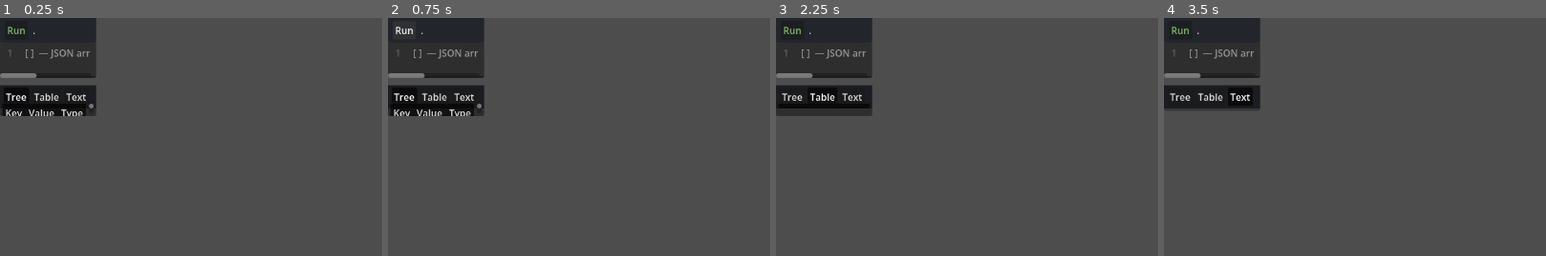
Above: before the commit, frames 1-4 (left to right).
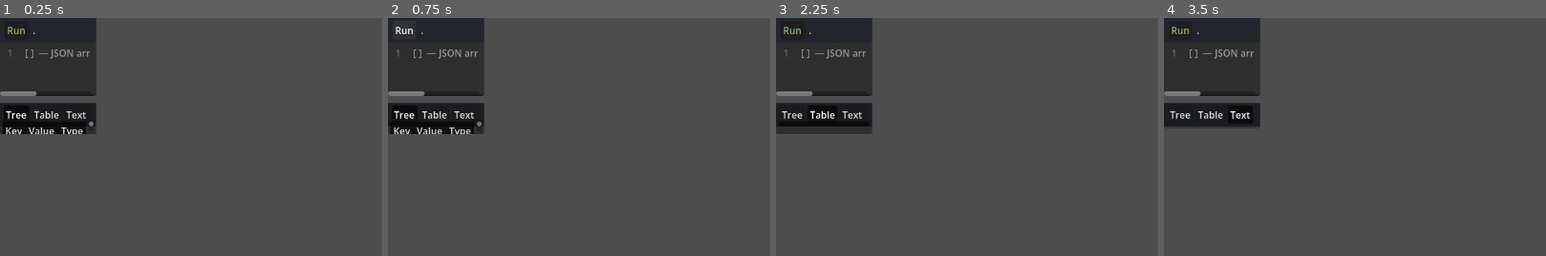
Above: after the commit, the same moments.

Repository: pierre-lehnen-rc/debris
Game: Godot game, scene res://source/ui/workspace/rc_models_tab.tscn
Same seed, same stepped clock (60 frames per second), same inputs: the game is played once before the commit and once after it. This scene is started directly instead of the project's main scene.
Inputs:
- Up to frame 1 (0.25 s): no input
- Up to frame 2 (0.75 s): click "Run" at 0.5 s
- Up to frame 3 (2.25 s): click "Tree" at 1.25 s; click "Table" at 2 s
- Up to frame 4 (3.5 s): click "Text" at 2.75 s
The pictures show only the part of the screen within x 0-50%, y 0-50%; the shares and areas given below are measured in that part.

The runs differ from the first frame. In frame 1, 4.1% of the frame differs, in the area x 0-26%, y 23-49%; in frame 2, 4.1%; in frame 3, 4.2%; in frame 4, 3.7%.

Commit message:
Show a function's signature above the JSON args editor
A models tab now displays the method's declared signature just above the args
editor, as a reference for writing the JSON arguments — e.g.

    (roles: IRole['_id'][] | IRole['_id'], _scope?: null, options?: O)
        => FindCursor<DocumentWithProjection<T, O>>

It comes from the same model-typings parse that already lists the functions, so
there is no extra round-trip: /model-methods now returns { name, signature }.
Parameter types are taken verbatim from the declaration rather than resolved, so
the author's aliases (IUser['_id'], UserStatus) survive; generic type parameters
are dropped as noise, while the return type stays because it tells you whether
you get a cursor, a document or a scalar back.

The signature is also the tooltip on the sidebar's function leaf, and rides in
the sidecar so a restored tab still shows it. The label hides when a signature
isn't available.

Co-Authored-By: Claude Opus 4.8 <noreply@anthropic.com>

Diff:
--- a/client/dev/checks/rocketchat_models_check.gd
+++ b/client/dev/checks/rocketchat_models_check.gd
@@ -30,8 +30,12 @@
 	var result: Dictionary = await backend.rocketchat_model_methods(TARGET, "Users")
 	expect(bool(result.get("ok", false)), "rocketchat_model_methods ok")
 	var data: Dictionary = result.get("data", {}) if result.get("data") is Dictionary else {}
-	expect(data.get("methods", []) is Array and (data["methods"] as Array).size() > 0,
-		"model methods are returned")
+	var methods: Array = data.get("methods", [])
+	expect(methods is Array and methods.size() > 0, "model methods are returned")
+	# Each method carries its declared signature, shown in the query tab.
+	var first: Dictionary = methods[0] if not methods.is_empty() and methods[0] is Dictionary else {}
+	expect(not String(first.get("name", "")).is_empty(), "a method carries its name")
+	expect(String(first.get("signature", "")).begins_with("("), "a method carries its signature")
 	expect_eq(activity_log.entries().size(), before, "listing methods isn't logged")
 
 
@@ -127,6 +131,23 @@
 	expect_eq(st.get("method"), "findOneByUsername", "state keeps the method")
 	expect_eq(st.get("args"), "[\"rocket.cat\"]", "state keeps the args text")
 	tab.queue_free()
+
+	# The declared signature is shown above the args editor (and persisted, so a
+	# restored tab still shows it); a tab without one hides the label.
+	var sig := "(username: string, options?: O) => Promise<IUser | null>"
+	var tabs: Variant = load(TAB_PATH).instantiate()
+	tabs.configure("Users", "findOneByUsername", "users", sig, "[]")
+	root.add_child(tabs)
+	expect_eq(tabs._signature_label.text, sig, "the signature is shown above the args editor")
+	expect(tabs._signature_label.visible, "the signature label is visible when there is one")
+	expect_eq(tabs.to_state().get("signature"), sig, "the signature is persisted for restore")
+	tabs.queue_free()
+
+	var tabn: Variant = load(TAB_PATH).instantiate()
+	tabn.configure("Users", "findOneByUsername", "users", "", "[]")
+	root.add_child(tabn)
+	expect(not tabn._signature_label.visible, "the signature label hides without a signature")
+	tabn.queue_free()
 
 	# Non-array args are caught locally: a clear message, no backend call.
 	var events2: Array = []
@@ -184,7 +205,10 @@
 	expect_eq(requested[0], "Messages", "expanding a model requests its functions")
 	expect_eq(first.get_child_count(), 1, "a loading placeholder shows while functions load")
 	# The host returns the methods; they fill in as child leaves.
-	sidebar.set_model_functions("Messages", ["countByRoomId", "findOneById"])
+	sidebar.set_model_functions("Messages", [
+		{"name": "countByRoomId", "signature": "(rid: string) => Promise<number>"},
+		{"name": "findOneById", "signature": "(_id: string) => Promise<IMessage | null>"},
+	])
 	expect_eq(first.get_child_count(), 2, "functions fill in as leaves")
 	var leaf: TreeItem = first.get_first_child()
 	expect_eq(leaf.get_text(0), "countByRoomId", "function leaves carry the method name")
@@ -193,16 +217,19 @@
 	expect_eq(first.get_button_count(0), 1, "a loaded model shows a reload button")
 	# Double-clicking a function asks the host to open a query for model.method,
 	# carrying the model's collection so the results can be typed.
-	var activated: Array = ["", "", ""]
-	sidebar.function_activated.connect(func(m: String, fn: String, coll: String) -> void:
+	var activated: Array = ["", "", "", ""]
+	sidebar.function_activated.connect(func(m: String, fn: String, coll: String, sig: String) -> void:
 		activated[0] = m
 		activated[1] = fn
-		activated[2] = coll)
+		activated[2] = coll
+		activated[3] = sig)
 	leaf.select(0)
 	sidebar._on_item_activated()
 	expect_eq(activated[0], "Messages", "activating a function passes its model")
 	expect_eq(activated[1], "countByRoomId", "activating a function passes its method")
 	expect_eq(activated[2], "rocketchat_message", "activating a function passes its collection")
+	expect_eq(activated[3], "(rid: string) => Promise<number>",
+		"activating a function passes its signature")
 	# The reload button drops and re-requests the model's functions.
 	requested[0] = ""
 	sidebar._on_tree_button_clicked(first, 0, 0, MOUSE_BUTTON_LEFT)
@@ -215,7 +242,7 @@
 	var live := {"repo_path": "", "url": "http://localhost:3000"}
 	var events5: Array = []
 	var tab5: Variant = load(TAB_PATH).instantiate()
-	tab5.configure("Users", "findOneByUsername", "", "[\"rocket.cat\"]")
+	tab5.configure("Users", "findOneByUsername", "", "", "[\"rocket.cat\"]")
 	tab5.bind_target(func() -> Dictionary: return live)
 	tab5.status_changed.connect(func(t: String) -> void: events5.append(t))
 	root.add_child(tab5)
@@ -244,7 +271,7 @@
 ## this script's compile, which fails before autoloads register).
 func _tab(model: String, method: String, args_text: String, events: Array) -> Variant:
 	var tab = load(TAB_PATH).instantiate()
-	tab.configure(model, method, "", args_text)
+	tab.configure(model, method, "", "", args_text)
 	tab.bind_target(func() -> Dictionary: return {"repo_path": "/x/Rocket.Chat", "url": "http://localhost:3000"})
 	tab.status_changed.connect(func(t: String) -> void: events.append(t))
 	root.add_child(tab)
--- a/client/dev/mocks/backend_mock.gd
+++ b/client/dev/mocks/backend_mock.gd
@@ -63,7 +63,12 @@
 		"/api/rocketchat/model-methods":
 			return _ok({
 				"model": body.get("model", ""),
-				"methods": ["countByRole", "findOneById", "findOneByUsername", "updateStatusById"],
+				"methods": [
+					{"name": "countByRole", "signature": "(roleName: string) => Promise<number>"},
+					{"name": "findOneById", "signature": "(_id: string, options?: O) => Promise<IUser | null>"},
+					{"name": "findOneByUsername", "signature": "(username: string, options?: O) => Promise<IUser | null>"},
+					{"name": "updateStatusById", "signature": "(userId: IUser['_id'], status: UserStatus) => Promise<UpdateResult>"},
+				],
 			})
 	# Unknown endpoint: behave like a find so the caller still gets rows.
 	return _ok(_find_docs(collection))
--- a/client/source/ui/project/project_tab.gd
+++ b/client/source/ui/project/project_tab.gd
@@ -480,11 +480,13 @@
 	status_changed.emit("Opened %s" % endpoint.label())
 
 
-func _on_model_function_activated(model: String, method: String, collection: String) -> void:
+func _on_model_function_activated(
+	model: String, method: String, collection: String, signature: String
+) -> void:
 	# Double-clicking a function opens (or focuses) a query for model.method. The tab
 	# reads the workspace's server URL + repository path live; the user presses Run. The
 	# collection types the results against the schema.
-	_center.open_rcmodels(model, method, collection)
+	_center.open_rcmodels(model, method, collection, signature)
 	status_changed.emit("Opened %s.%s" % [model, method])
 
 
--- a/client/source/ui/project/workspace_center.gd
+++ b/client/source/ui/project/workspace_center.gd
@@ -215,7 +215,7 @@
 ## Open a models console tab, optionally pre-filling the RC server URL (the project
 ## already knows it) and repository path. Self-contained like a JSON tab — it
 ## targets the Debris server's bridge, not the bound Mongo DB or endpoint session.
-func open_rcmodels(model: String, method: String, collection := "") -> RcModelsTab:
+func open_rcmodels(model: String, method: String, collection := "", signature := "") -> RcModelsTab:
 	# Focus an existing tab for this model.method instead of stacking a duplicate.
 	var existing := _find_rcmodels_tab(model, method)
 	if existing != null:
@@ -225,7 +225,7 @@
 	var tab: RcModelsTab = RCMODELS_TAB_SCENE.instantiate()
 	if collection.is_empty():
 		collection = String(_rc_collections.get(model, ""))
-	tab.configure(model, method, collection)
+	tab.configure(model, method, collection, signature)
 	tab.bind_target(_rc_target)
 	# Connect before add_child so the tab's initial status is captured.
 	tab.status_changed.connect(func(text: String) -> void: status_changed.emit(text))
--- a/client/source/ui/workspace/rc_models_sidebar.gd
+++ b/client/source/ui/workspace/rc_models_sidebar.gd
@@ -10,8 +10,9 @@
 
 ## A function leaf was double-clicked — the host should open a query for
 ## model.method (without auto-running it). `collection` is the Mongo collection the
-## model reads, so the query's results can be typed against the database schema.
-signal function_activated(model: String, method: String, collection: String)
+## model reads, so the query's results can be typed against the database schema;
+## `signature` is the method's declared parameter list, shown in the query tab.
+signal function_activated(model: String, method: String, collection: String, signature: String)
 ## Asks the host to (re)inject the Server Models bridge into the workspace's server.
 signal refresh_requested()
 ## Asks the host to open the workspace editor (to set the server URL / repo path).
@@ -133,6 +134,7 @@
 				String(d.get("model", "")),
 				String(d.get("function", "")),
 				String(d.get("collection", "")),
+				String(d.get("signature", "")),
 			)
 		"model":
 			_activate_model(item, d)
@@ -175,6 +177,7 @@
 
 
 ## Fill a model's methods in as child leaves (called by the host after fetching).
+## `methods` are { name, signature } dictionaries.
 func set_model_functions(model: String, methods: Array) -> void:
 	var item := _find_model_item(model)
 	if item == null:
@@ -195,14 +198,27 @@
 		ph.set_selectable(0, false)
 		return
 	var collection := String(d.get("collection", ""))
-	for fn in methods:
+	for entry in methods:
+		# Each method is { name, signature } (a bare name is tolerated).
+		var fn := ""
+		var signature := ""
+		if entry is Dictionary:
+			fn = String((entry as Dictionary).get("name", ""))
+			signature = String((entry as Dictionary).get("signature", ""))
+		else:
+			fn = String(entry)
+		if fn.is_empty():
+			continue
 		var leaf := _tree.create_item(item)
-		leaf.set_text(0, String(fn))
+		leaf.set_text(0, fn)
 		leaf.set_icon(0, ICON_FUNCTION)
 		leaf.set_icon_max_width(0, ICON_SIZE)
 		leaf.set_icon_modulate(0, AppTheme.TEXT_DIM)
+		if not signature.is_empty():
+			leaf.set_tooltip_text(0, fn + signature)
 		leaf.set_metadata(0, {
-			"type": "function", "model": model, "function": String(fn), "collection": collection,
+			"type": "function", "model": model, "function": fn,
+			"collection": collection, "signature": signature,
 		})
 	item.set_collapsed(false)
 
--- a/client/source/ui/workspace/rc_models_tab.gd
+++ b/client/source/ui/workspace/rc_models_tab.gd
@@ -3,7 +3,8 @@
 
 ## A query for one @rocket.chat/models method, opened by double-clicking a function
 ## in the Server Models sidebar. The model and method are fixed for the tab (shown in
-## the toolbar); the user supplies a JSON array of arguments and presses Run, which
+## the toolbar, with the method's declared signature above the editor as a reference
+## for writing the arguments); the user supplies a JSON array of arguments and Run
 ## posts { target, model, method, args } to the Debris /api/rocketchat/call bridge and
 ## renders the returned value (canonical Extended JSON) below.
 ##
@@ -29,6 +30,9 @@
 ## The Mongo collection this model reads (e.g. "rocketchat_subscription"), used to
 ## type result documents against the database schema. "" leaves results untyped.
 var _collection := ""
+## The method's declared signature, e.g. "(username: string, options?: O) => …",
+## shown above the args editor. "" hides the label.
+var _signature := ""
 ## The project's database schema, when a DB is attached. Model results are
 ## Rocket.Chat documents either way, so a plain Rocket.Chat schema stands in when
 ## the project has no database of its own (see _effective_schema).
@@ -45,16 +49,20 @@
 @onready var _toolbar: PanelContainer = %Toolbar
 @onready var _run_btn: Button = %RunBtn
 @onready var _title_label: Label = %TitleLabel
+@onready var _signature_label: Label = %SignatureLabel
 @onready var _args_edit: CodeEdit = %ArgsEdit
 @onready var _results: ResultsView = %Results
 
 
 ## Open a tab for `model`.`method`, optionally pre-filling the args editor. Call
 ## before the node enters the tree; pair with bind_target() for the live target.
-func configure(model: String, method: String, collection := "", args_text := "") -> void:
+func configure(
+	model: String, method: String, collection := "", signature := "", args_text := ""
+) -> void:
 	_model = model
 	_method = method
 	_collection = collection
+	_signature = signature
 	_initial_args = args_text
 
 
@@ -66,6 +74,7 @@
 	_model = String(state.get("model", ""))
 	_method = String(state.get("method", ""))
 	_collection = String(state.get("collection", ""))
+	_signature = String(state.get("signature", ""))
 	_initial_args = String(state.get("args", ""))
 
 
@@ -83,6 +92,7 @@
 		"model": _model,
 		"method": _method,
 		"collection": _collection,
+		"signature": _signature,
 		"args": _args_edit.text,
 	}
 
@@ -159,6 +169,9 @@
 	_results.open_json_requested.connect(func(text: String) -> void: open_json_requested.emit(text))
 
 	_apply_type_context()
+	# The declared signature is a reference for writing the JSON arguments below it.
+	_signature_label.text = _signature
+	_signature_label.visible = not _signature.is_empty()
 	_args_edit.text = _initial_args
 	_title_label.text = tab_title()
 	status_changed.emit("Enter JSON args, then Run (F5)")
@@ -174,6 +187,8 @@
 	_run_btn.add_theme_color_override("font_color", AppTheme.ACCENT_GREEN)
 	_run_btn.tooltip_text = "Call the model method (F5)"
 	_title_label.add_theme_color_override("font_color", AppTheme.TEXT_BRIGHT)
+	_signature_label.add_theme_color_override("font_color", AppTheme.TEXT_DIM)
+	_signature_label.add_theme_font_size_override("font_size", 12)
 
 
 ## Send { target, model, method, args } to the bridge and render the result. The
--- a/client/source/ui/workspace/rc_models_tab.tscn
+++ b/client/source/ui/workspace/rc_models_tab.tscn
@@ -31,13 +31,25 @@
 [node name="Split" type="VSplitContainer" parent="."]
 layout_mode = 2
 size_flags_vertical = 3
-split_offsets = PackedInt32Array(90)
-split_offset = 90
+split_offsets = PackedInt32Array(140)
+split_offset = 140
 
-[node name="ArgsEdit" type="CodeEdit" parent="Split"]
+[node name="Form" type="VBoxContainer" parent="Split"]
+custom_minimum_size = Vector2(0, 90)
+layout_mode = 2
+theme_override_constants/separation = 4
+
+[node name="SignatureLabel" type="Label" parent="Split/Form"]
+unique_name_in_owner = true
+layout_mode = 2
+text = "()"
+autowrap_mode = 3
+
+[node name="ArgsEdit" type="CodeEdit" parent="Split/Form"]
 unique_name_in_owner = true
 custom_minimum_size = Vector2(0, 60)
 layout_mode = 2
+size_flags_vertical = 3
 placeholder_text = "[ ]  — JSON array of arguments, e.g. [\"rocket.cat\"]"
 tab_input_mode = false
 gutters_draw_line_numbers = true
Not shown, changed: server/src/rocketchat/typings.ts
